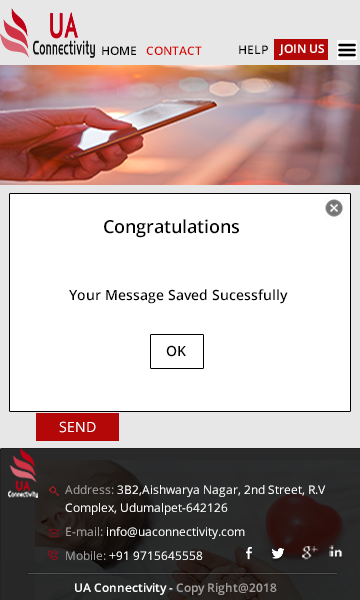
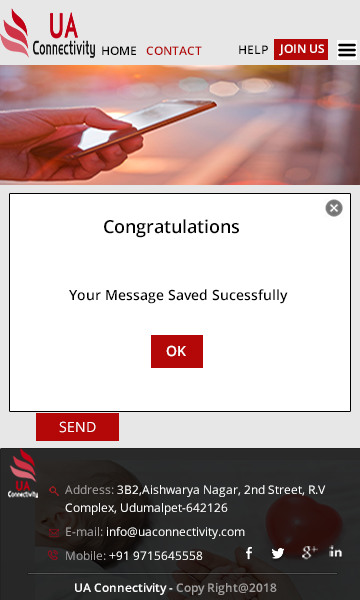
Layers edited between the first and the second w=360, h=600 image:
painted on "OK" over [166, 345, 186, 357]
painted on "CONTACT" over [146, 46, 202, 55]
